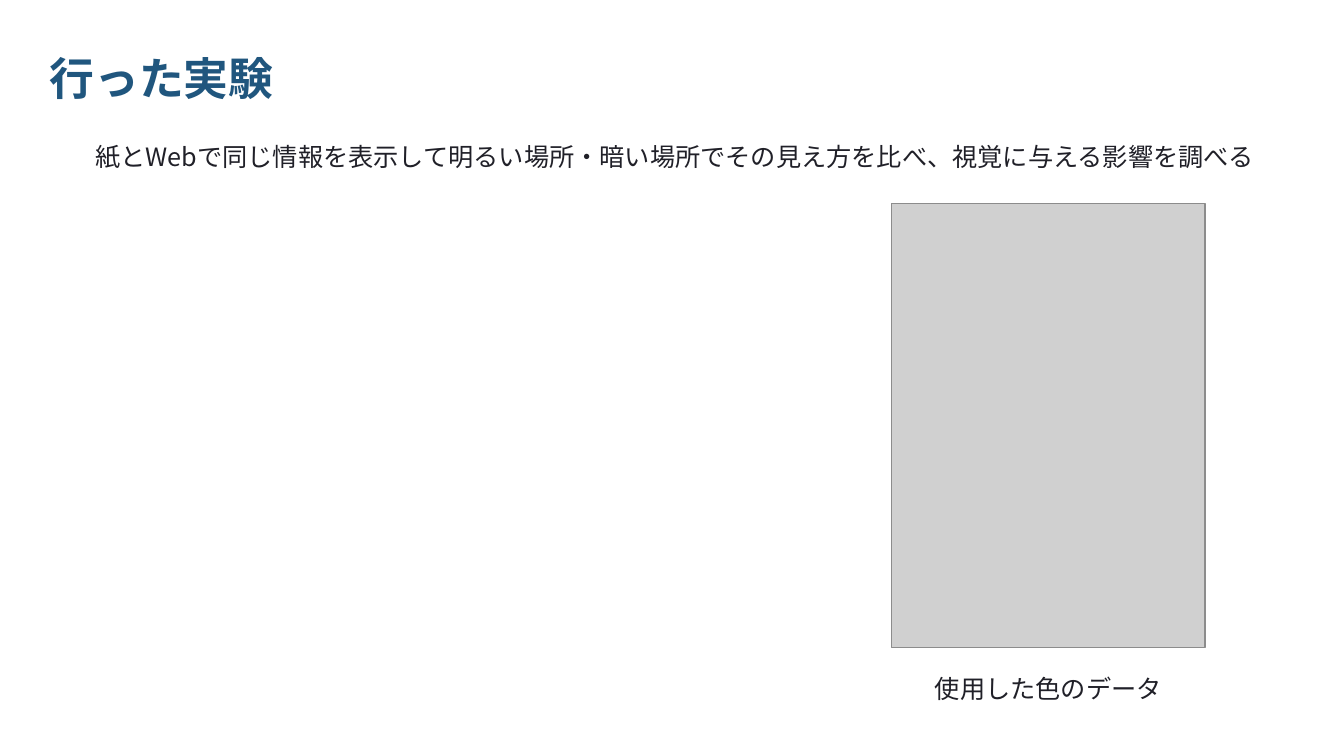
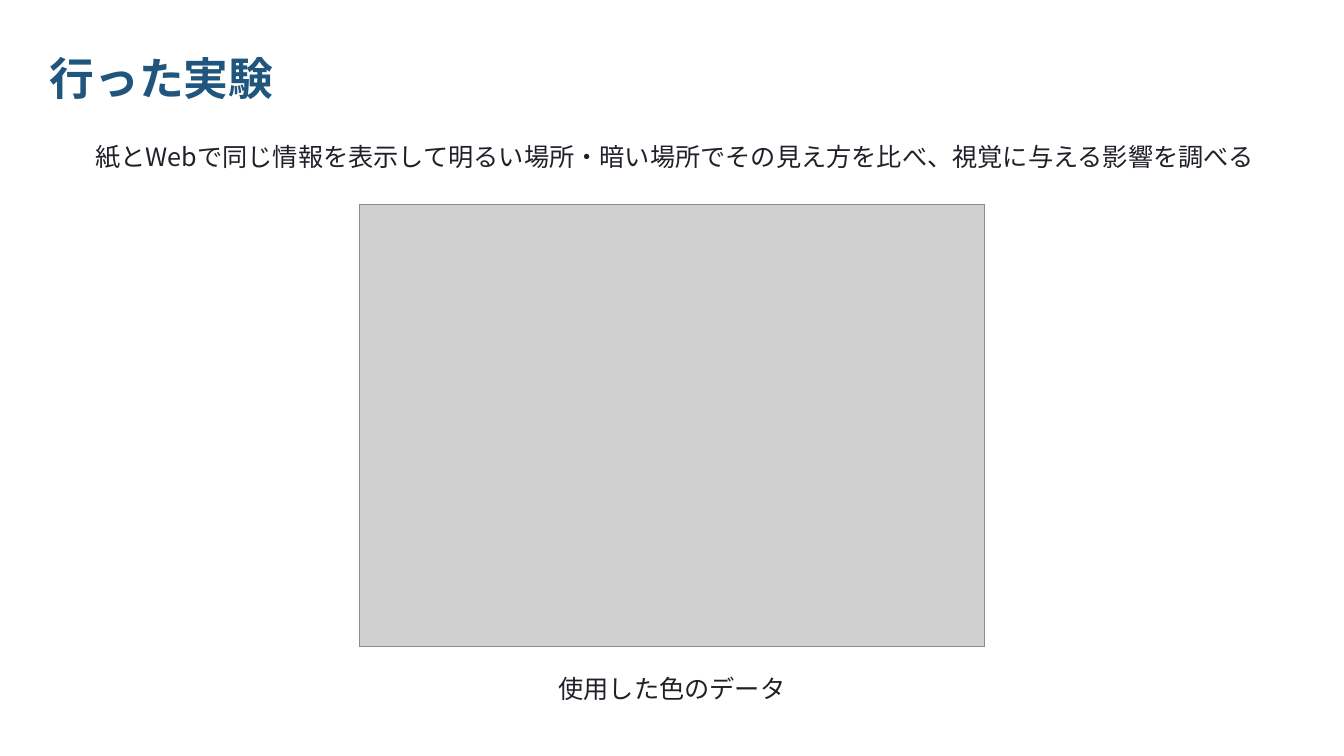
Before and after one commit to nearfactory/Soutan, a slide deck: slide 11 of そうたん.pptx. Drawn at 1344x756 pixels with LibreOffice and Linux fonts; fonts in the diff are those of the drawing; grey boxes stand for pictures. Boxes give left, top, right and bottom in pixels: in the first picture for what was removed or moved away, otherwise in the second. Text is boxed around its words. In the diff, an @@ line names an element or a change of style, - is before the commit and + after.

```diff
--- a/そうたん.pptx
+++ b/そうたん.pptx
@@ picture at (x1=359, y1=205, x2=984, y2=646): rotation 0 to 90 degrees @@
@@ text "使用した色のデータ" moved from (x1=935, y1=676, x2=1162, y2=700) to (x1=559, y1=676, x2=786, y2=700) @@
```
Also in this commit, not shown: 3 other slides changed, 2 slides removed, 2 other files.
